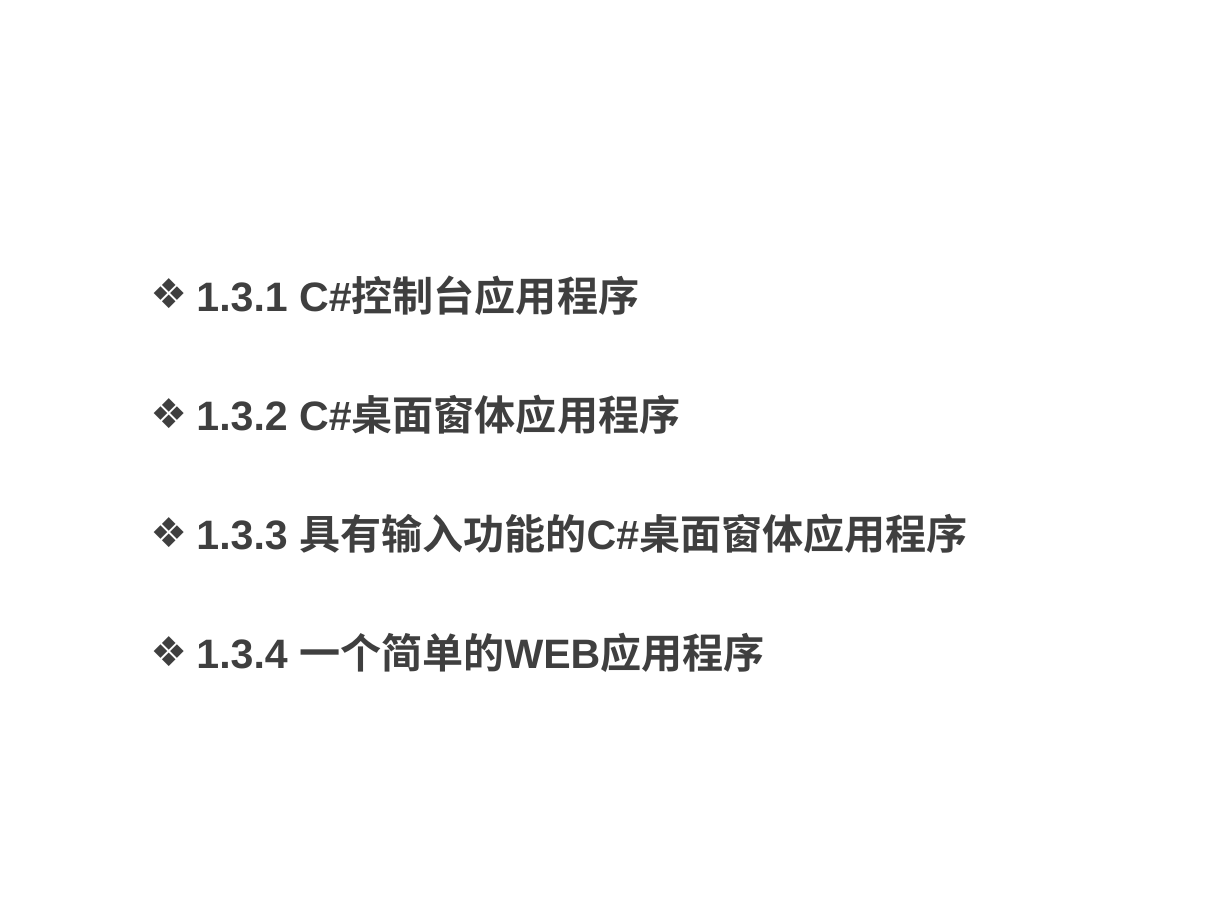
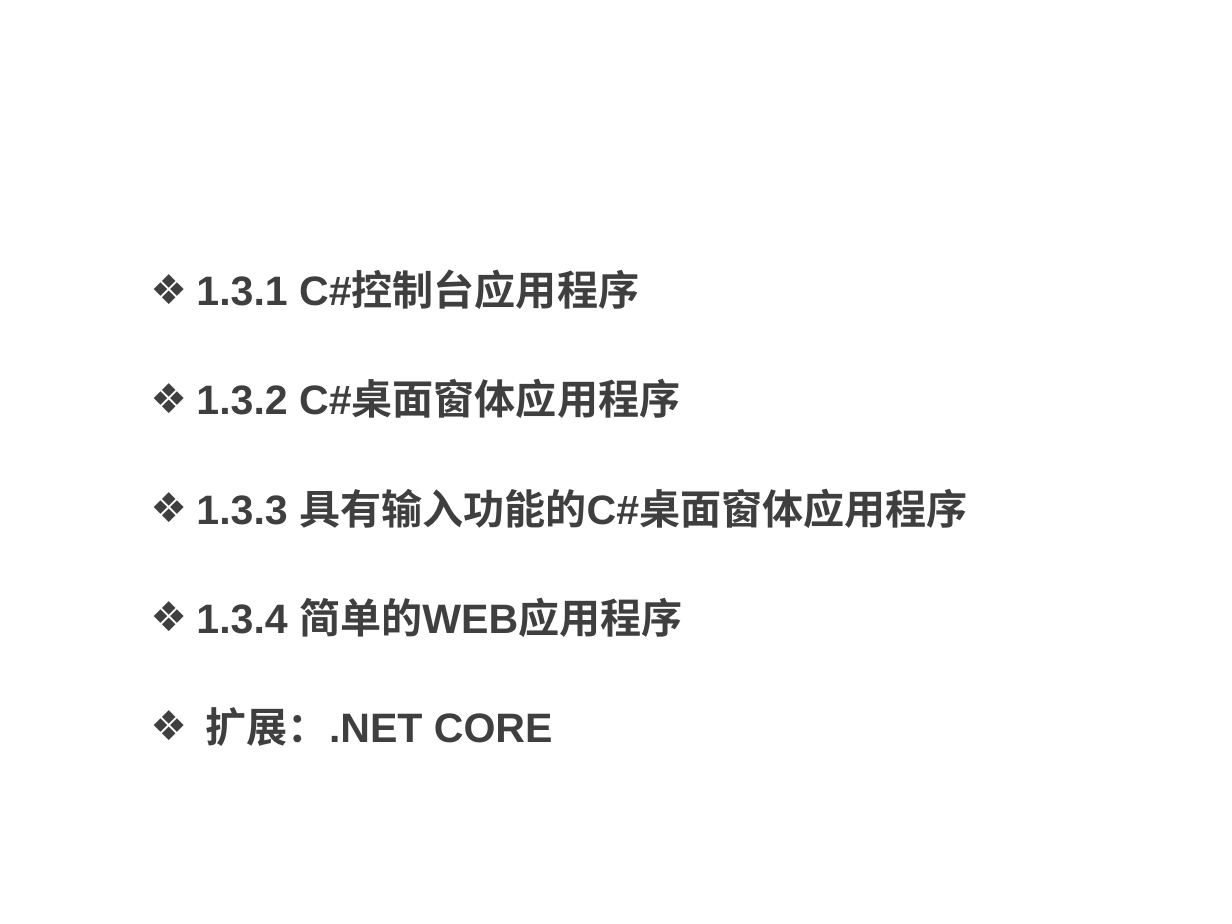
Before and after one commit to HBU/C-Sharp.net, a slide deck: slide 12 of PPT/00第一章.ppt (slide 11 before the commit). Drawn at 1232x924 pixels with LibreOffice and Linux fonts; fonts in the diff are those of the drawing; background and template pictures are left out. Boxes give left, top, right and bottom in pixels: in the first picture for what was removed or moved away, otherwise in the second. Text is boxed around its words. In the diff, an @@ line names an element or a change of style, - is before the commit and + after.

```diff
--- a/PPT/00第一章.ppt
+++ b/PPT/00第一章.ppt
@@ text at [196, 272, 967, 528]: line spacing 1 to 0.9 @@
@@ text at [196, 597, 682, 746]: text changed @@
-❖ 1.3.4 一个简单的WEB应用程序
+❖ 1.3.4 简单的WEB应用程序
+❖ 扩展：.NET CORE
```
Also in this commit, not shown: 6 other slides changed, 4 slides added, 13 other files.
